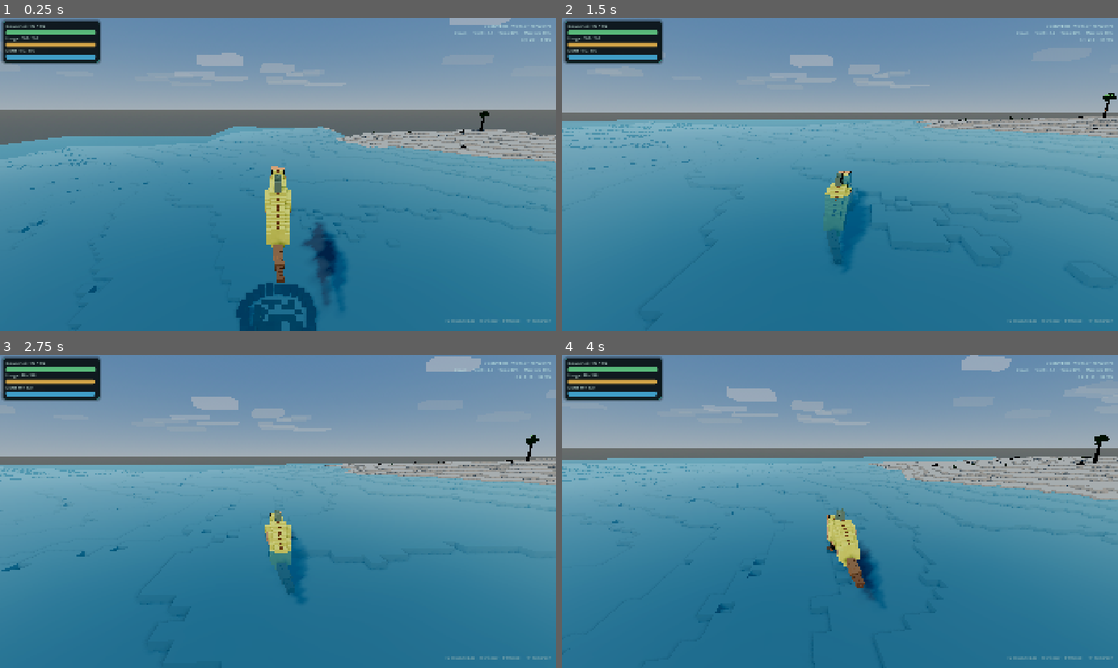
Above: before the commit, frames 1-4 (two rows, left to right).
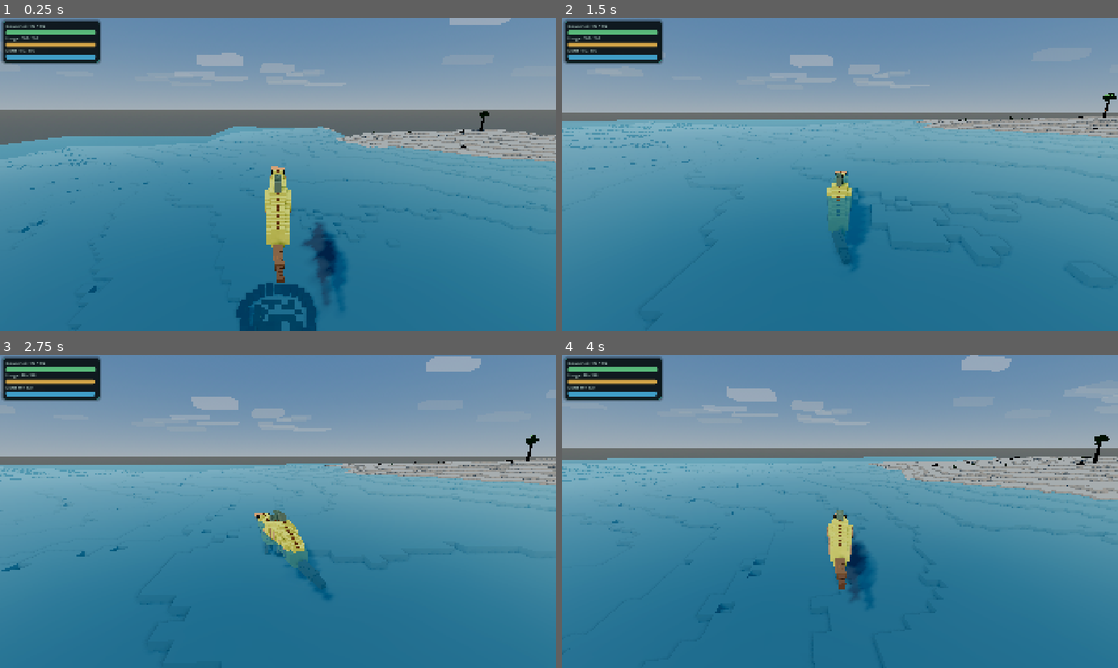
Above: after the commit, the same moments.

Repository: MajorDragonfly/voxelverse
Game: Godot game, scene res://main/main.tscn
The game is run twice, just before and just after one commit, with the same random seed, the same clock (stepped at 60 frames per second) and the same inputs.
Inputs (mouse positions are in pixels of both pictures, inside the frame that each line leads up to):
- Up to frame 1 (0.25 s): no input
- Up to frame 2 (1.5 s): tap Enter at 0.5 s; move the mouse to (867, 174) at 0.52 s; hold W (move_forward) from 0.53 s (still down); click (867, 174) at 0.6 s; tap Space (jump) at 0.77 s; move the mouse to (812, 174) at 1.27 s; tap L at 1.35 s
- Up to frame 3 (2.75 s): keep holding W (move_forward); tap Space (jump) at 1.52 s; move the mouse to (289, 505) at 2.02 s; tap R at 2.1 s
- Up to frame 4 (4 s): keep holding W (move_forward); move the mouse to (834, 517) at 2.77 s; tap Tab at 2.85 s; click (834, 517) at 2.92 s; tap Space (jump) at 3.02, 3.77 s; move the mouse to (878, 514) at 3.52 s; tap Delete at 3.6 s

The runs differ from the first frame. In frame 1, 0.3% of the frame differs, in the area x 80-100%, y 2-98%; in frame 2, 0.7%; in frame 3, 1.7%, in the area x 45-100%, y 2-98%; in frame 4, 1.4%.

Commit message:
Turn creatures with movement and simplify HUD

Diff:
--- a/creatures/player/player.tscn
+++ b/creatures/player/player.tscn
@@ -3,7 +3,8 @@
 [ext_resource type="Script" uid="uid://cn3lphpcrkgub" path="res://creatures/player/player.gd" id="1_player"]
 [ext_resource type="Script" path="res://creatures/runtime/creature_runtime_visual.gd" id="2_runtime"]
 [ext_resource type="Script" path="res://creatures/runtime/procedural_locomotion_animator_v2.gd" id="3_locomotion"]
-[ext_resource type="Script" path="res://ui/hud_presentation.gd" id="4_hud"]
+[ext_resource type="Script" path="res://creatures/runtime/creature_heading_controller.gd" id="4_heading"]
+[ext_resource type="Script" path="res://ui/hud_presentation_v4.gd" id="5_hud"]
 
 [sub_resource type="CapsuleMesh" id="CapsuleMesh_player"]
 radius = 0.42
@@ -33,8 +34,11 @@
 [node name="ProceduralLocomotionAnimator" type="Node" parent="."]
 script = ExtResource("3_locomotion")
 
+[node name="CreatureHeadingController" type="Node" parent="."]
+script = ExtResource("4_heading")
+
 [node name="HUDPresentation" type="Node" parent="."]
-script = ExtResource("4_hud")
+script = ExtResource("5_hud")
 
 [node name="CameraPivot" type="Node3D" parent="." unique_id=850860063]
 transform = Transform3D(1, 0, 0, 0, 0.9659258, 0.25881904, 0, -0.25881904, 0.9659258, 0, 1.7, 0)
